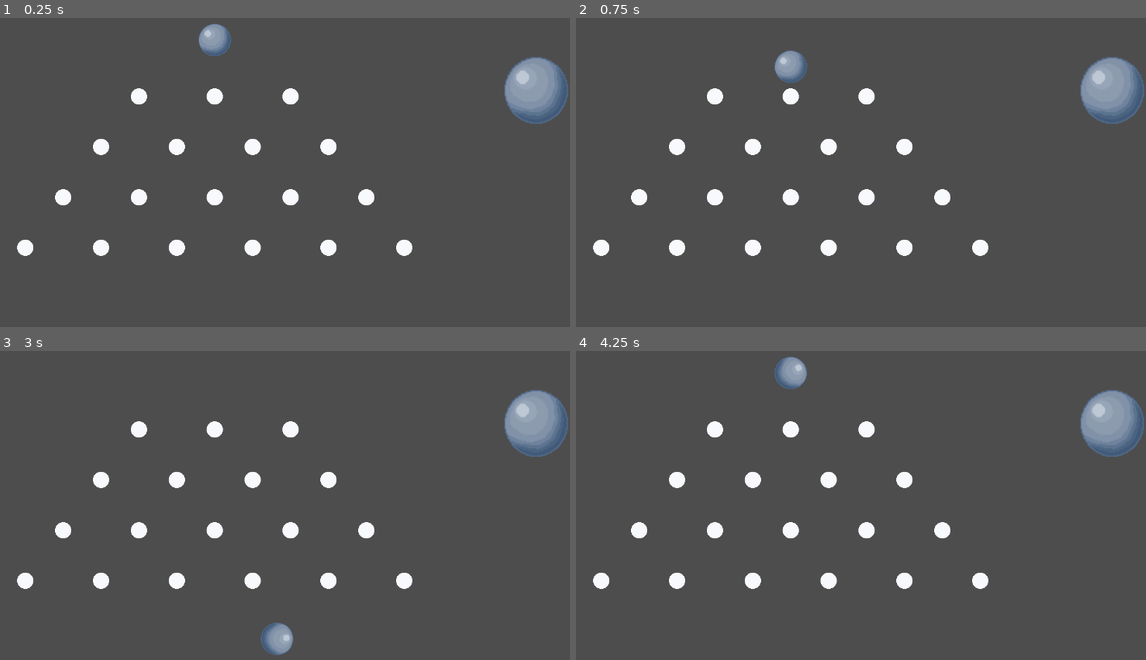
Above: before the commit, frames 1-4 (two rows, left to right).
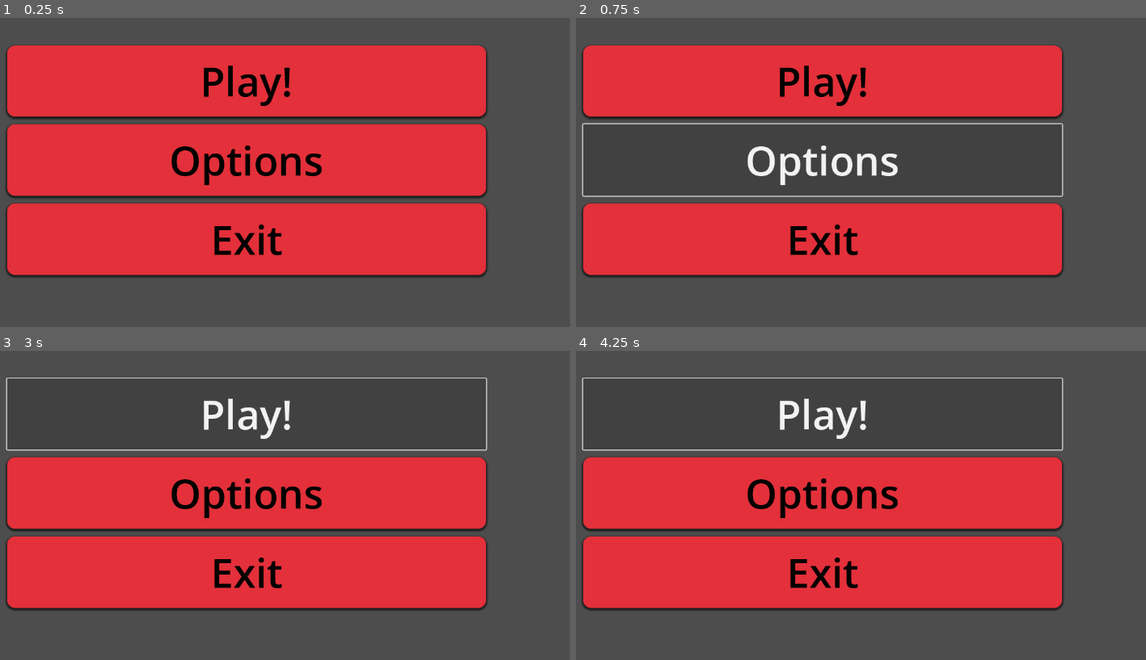
Above: after the commit, the same moments.

Repository: FiCeHo/Plink-go
Game: Godot game, scene res://main_menu.tscn
Two runs of this game, one before a commit and one after it. Both use one fixed random seed, a clock stepped at 60 frames per second and the inputs below. Before the commit the project starts from res://game.tscn.
Inputs (mouse positions are in pixels of both pictures, inside the frame that each line leads up to):
- Up to frame 1 (0.25 s): no input
- Up to frame 2 (0.75 s): click (821, 160) at 0.5 s, where only the run after the commit has a clickable "Options"
- Up to frame 3 (3 s): click (245, 412) at 1.25 s, where only the run after the commit has a clickable "Play!"; click (245, 412) at 2 s, where only the run after the commit has a clickable "Play!"; click (245, 412) at 2.75 s, where only the run after the commit has a clickable "Play!"
- Up to frame 4 (4.25 s): tap Enter at 3.5 s

The runs differ from the first frame. In frame 1, 63% of the frame differs, in the area x 0-100%, y 1-85%; in frame 2, 45%; in frame 3, 45%; in frame 4, 45%.

Commit message:
Start: 6:23

Diff:
--- /dev/null
+++ b/plink-go!/main_menu.tscn
@@ -0,0 +1,68 @@
+[gd_scene load_steps=3 format=3 uid="uid://dxgq4u6g37r8l"]
+
+[sub_resource type="StyleBoxTexture" id="StyleBoxTexture_rhts7"]
+
+[sub_resource type="StyleBoxFlat" id="StyleBoxFlat_rhts7"]
+bg_color = Color(0.890196, 0.188235, 0.227451, 1)
+corner_radius_top_left = 16
+corner_radius_top_right = 16
+corner_radius_bottom_right = 16
+corner_radius_bottom_left = 16
+shadow_size = 5
+shadow_offset = Vector2(0, 2.46)
+
+[node name="MainMenu" type="Control"]
+layout_mode = 3
+anchors_preset = 15
+anchor_right = 1.0
+anchor_bottom = 1.0
+grow_horizontal = 2
+grow_vertical = 2
+
+[node name="Panel" type="Panel" parent="."]
+layout_mode = 1
+anchors_preset = 15
+anchor_right = 1.0
+anchor_bottom = 1.0
+grow_horizontal = 2
+grow_vertical = 2
+theme_override_styles/panel = SubResource("StyleBoxTexture_rhts7")
+
+[node name="VBoxContainer" type="VBoxContainer" parent="."]
+layout_mode = 1
+anchors_preset = 8
+anchor_left = 0.5
+anchor_top = 0.5
+anchor_right = 0.5
+anchor_bottom = 0.5
+offset_left = -474.0
+offset_top = -227.5
+offset_right = 474.0
+offset_bottom = 227.5
+grow_horizontal = 2
+grow_vertical = 2
+theme_override_constants/separation = 15
+
+[node name="Button" type="Button" parent="VBoxContainer"]
+layout_mode = 2
+size_flags_vertical = 3
+theme_override_colors/font_color = Color(0, 0, 0, 1)
+theme_override_font_sizes/font_size = 80
+theme_override_styles/normal = SubResource("StyleBoxFlat_rhts7")
+text = "Play!"
+
+[node name="Button2" type="Button" parent="VBoxContainer"]
+layout_mode = 2
+size_flags_vertical = 3
+theme_override_colors/font_color = Color(0, 0, 0, 1)
+theme_override_font_sizes/font_size = 80
+theme_override_styles/normal = SubResource("StyleBoxFlat_rhts7")
+text = "Options"
+
+[node name="Button3" type="Button" parent="VBoxContainer"]
+layout_mode = 2
+size_flags_vertical = 3
+theme_override_colors/font_color = Color(0, 0, 0, 1)
+theme_override_font_sizes/font_size = 80
+theme_override_styles/normal = SubResource("StyleBoxFlat_rhts7")
+text = "Exit"
--- a/plink-go!/project.godot
+++ b/plink-go!/project.godot
@@ -11,7 +11,7 @@
 [application]
 
 config/name="Plink-go!"
-run/main_scene="uid://ddyy5w7ux36uw"
+run/main_scene="uid://dxgq4u6g37r8l"
 config/features=PackedStringArray("4.4", "Mobile")
 config/icon="res://icon.svg"
 
